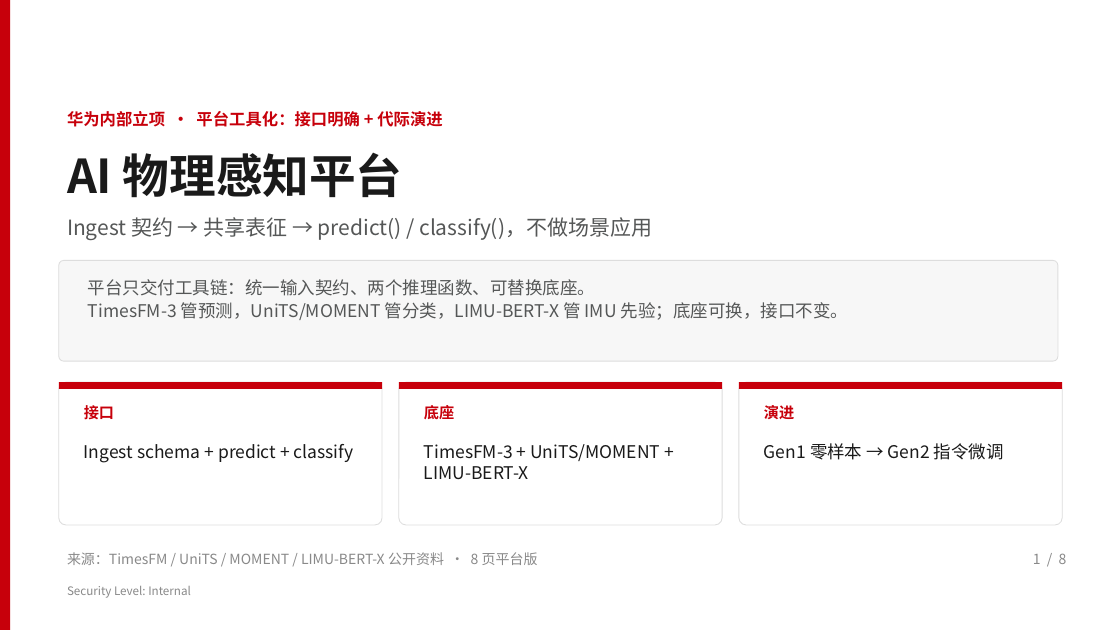
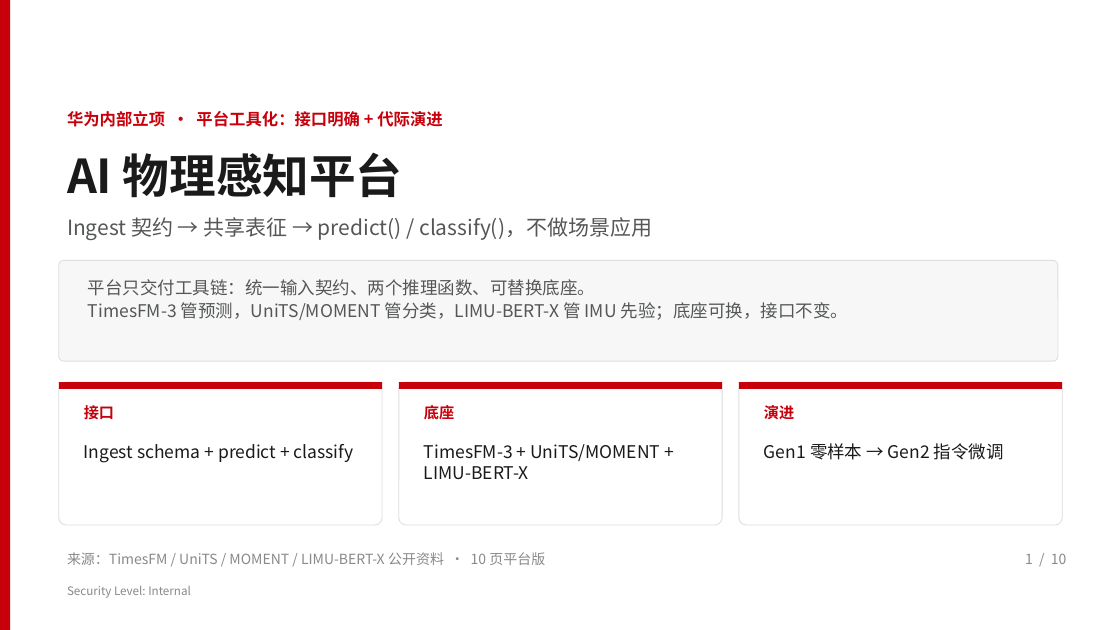
Before and after one commit to zhangrui1123/ai-physical-sensing, a slide deck: slide 1 of AI物理感知平台-华为汇报.pptx. Drawn at 1120x630 pixels with LibreOffice and Linux fonts; fonts in the diff are those of the drawing; background and template pictures are left out. Boxes give left, top, right and bottom in pixels: in the first picture for what was removed or moved away, otherwise in the second. Text is boxed around its words. In the diff, an @@ line names an element or a change of style, - is before the commit and + after.

```diff
--- a/AI物理感知平台-华为汇报.pptx
+++ b/AI物理感知平台-华为汇报.pptx
@@ text at bbox=[67, 552, 545, 565]: text changed @@
-来源：TimesFM / UniTS / MOMENT / LIMU-BERT-X 公开资料 · 8 页平台版
+来源：TimesFM / UniTS / MOMENT / LIMU-BERT-X 公开资料 · 10 页平台版
@@ text at bbox=[1025, 553, 1067, 564]: text changed @@
-1 / 8
+1 / 10
```
Also in this commit, not shown: 7 other slides changed, 2 slides added, 1 other file.
